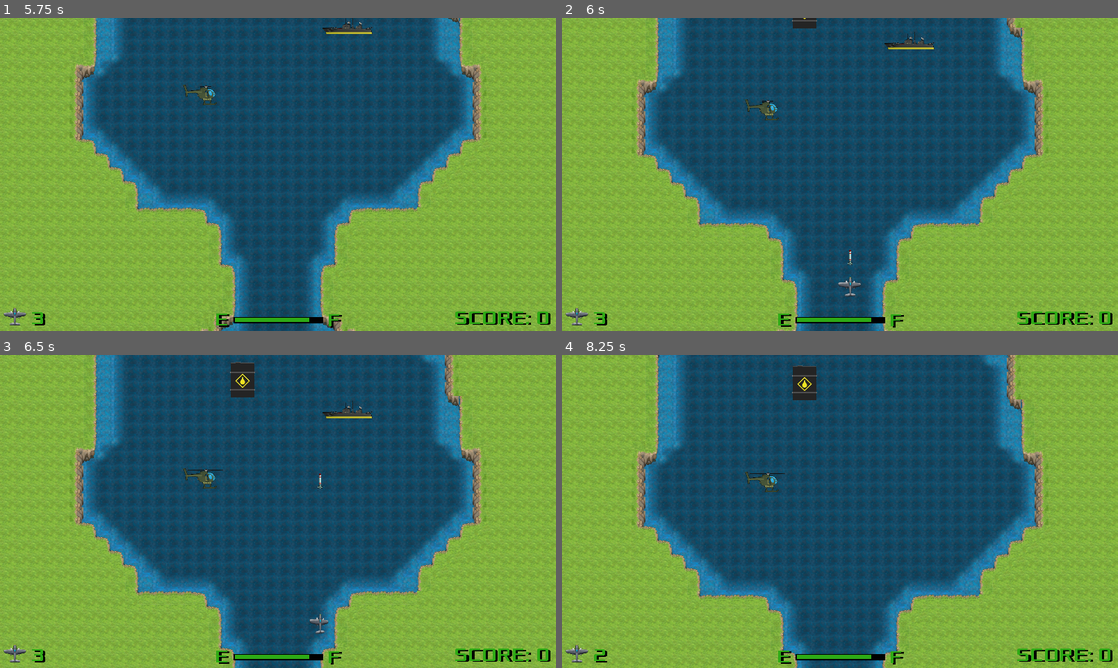
Above: before the commit, frames 1-4 (two rows, left to right).
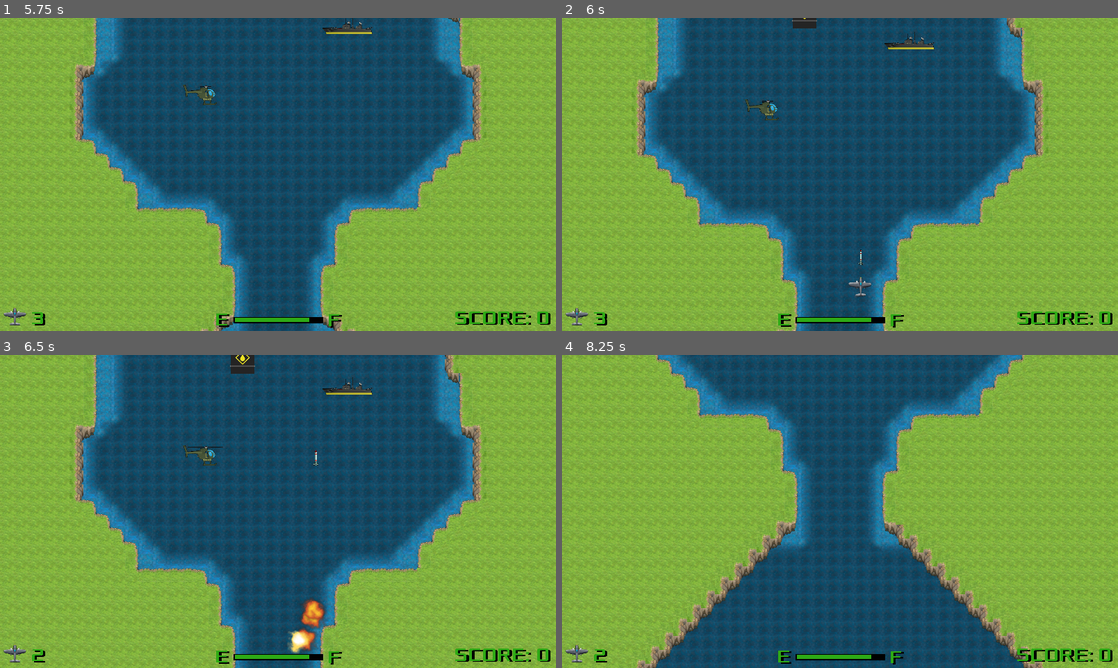
Above: after the commit, the same moments.

Repository: PawelKrywulko/TGW_G-8_Z1
Game: Godot game, scene res://scenes/GameManager.tscn
Two runs of this game, one before a commit and one after it. Both use one fixed random seed, a clock stepped at 60 frames per second and the inputs below.
Inputs:
- Up to frame 1 (5.75 s): tap Enter at 0.5 s; hold Right (ui_right) 0.53-1.28 s; hold Space (interact) 0.53-1.28 s; hold Down (ui_down) 1.28-2.03 s; tap Space (interact) at 1.35, 2.85, 4.35 s; hold Right (ui_right) 2.03-2.78 s; hold Space (interact) 2.03-2.78 s; hold Up (ui_up) 2.78-3.53 s; hold Space (interact) 3.53-4.28 s; hold Left (ui_left) 3.53-5.03 s; hold Down (ui_down) from 5.03 s (still down); hold Space (interact) from 5.03 s (still down)
- Up to frame 2 (6 s): release Down (ui_down) at 5.78 s; release Space (interact) at 5.78 s; hold Right (ui_right) from 5.78 s (still down); tap Space (interact) at 5.85 s
- Up to frame 3 (6.5 s): keep holding Right (ui_right)
- Up to frame 4 (8.25 s): release Right (ui_right) at 6.53 s; hold Up (ui_up) 6.53-7.28 s; hold Space (interact) 6.53-7.28 s; hold Right (ui_right) 7.28-8.03 s; tap Space (interact) at 7.35 s; hold Down (ui_down) from 8.03 s (still down); hold Space (interact) from 8.03 s (still down)

Frame 1 is identical in both runs. In frame 2, 0.2% of the frame differs, in the area x 49-56%, y 74-90%; in frame 3, 17%; in frame 4, 43%, in the area x 10-90%, y 0-100%.
Error in both runs: Trying to assign value of type 'ProgressBar' to a variable of type 'Label'. (res://scripts/HUD.gd:6)

Commit message:
refueling speed multiplied by delta, speed while turning increased x2, fuel usage doesn't depend on player speed

Diff:
--- a/River Raid/scenes/Player.tscn
+++ b/River Raid/scenes/Player.tscn
@@ -30,6 +30,7 @@
 "_edit_group_": true
 }
 Projectile = ExtResource( 2 )
+refueling_speed = 10.0
 exlosion_number = 4
 
 [node name="Sprite" type="Sprite" parent="."]
@@ -50,7 +51,6 @@
 limit_right = 1920
 
 [node name="FuelTimer" type="Timer" parent="."]
-wait_time = 0.5
 
 [node name="Engine" type="AudioStreamPlayer2D" parent="."]
 stream = ExtResource( 8 )
--- a/River Raid/scripts/Player.gd
+++ b/River Raid/scripts/Player.gd
@@ -33,7 +33,7 @@
 	shoot(position)
 	fuel_monitor()
 	live_monitor()
-	refueling()
+	refueling(delta)
 
 func turn(delta: float) -> void:
 	if can_fly && is_any_button_pressed:
@@ -56,24 +56,24 @@
 		if velocity.length() > 0:
 			velocity = velocity.normalized() * base_speed
 
-		position += velocity * delta
+		position += velocity * delta * 2
 		position.x = clamp(position.x, 0, screen_size.x)
 
 func move(delta: float) -> void:
 	if can_fly && is_any_button_pressed:
 		var velocity: Vector2 = Vector2()
 		$Engine.set_pitch_scale(1)
-		fuel_decreaser = 0.25
+		#fuel_decreaser = 0.25
 		speed = base_speed
 		velocity.y -= 1
 		if Input.is_action_pressed("ui_up"):
 			speed = base_speed * 1.5
 			$Engine.set_pitch_scale(1.5)
-			fuel_decreaser = 0.375
+			#fuel_decreaser = 0.375
 		if Input.is_action_pressed("ui_down"):
 			speed = base_speed * 0.7
 			$Engine.set_pitch_scale(0.7)
-			fuel_decreaser = 0.175
+			#fuel_decreaser = 0.175
 
 		if velocity.length() > 0:
 			velocity = velocity.normalized() * speed
@@ -123,11 +123,11 @@
 		$FuelTimer.start()
 		is_refueling = false
 
-func refueling() -> void:
+func refueling(delta: float) -> void:
 	if is_refueling && fuel_amount <= fuel_capacity:
 		if !$Refueling.playing:
 			$Refueling.play()
-		fuel_amount += refueling_speed
+		fuel_amount += refueling_speed * delta
 		if fuel_amount >= fuel_capacity:
 			$Refueled.play()
 
